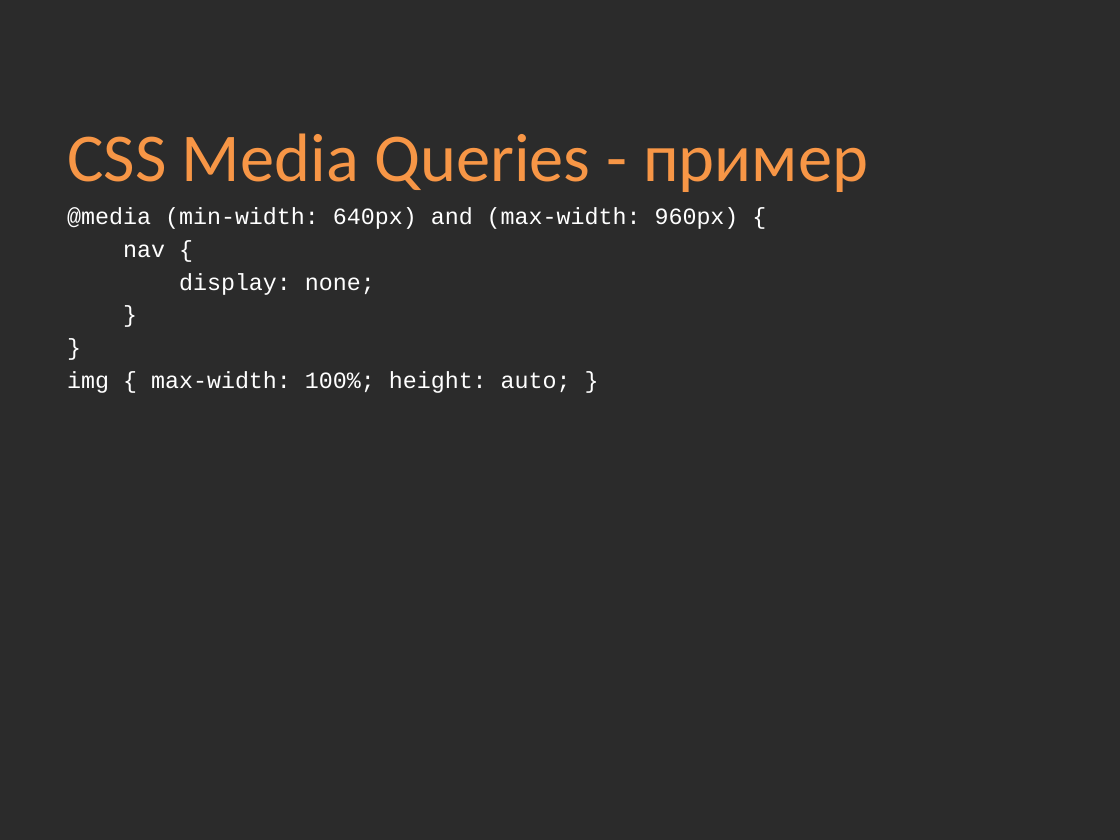
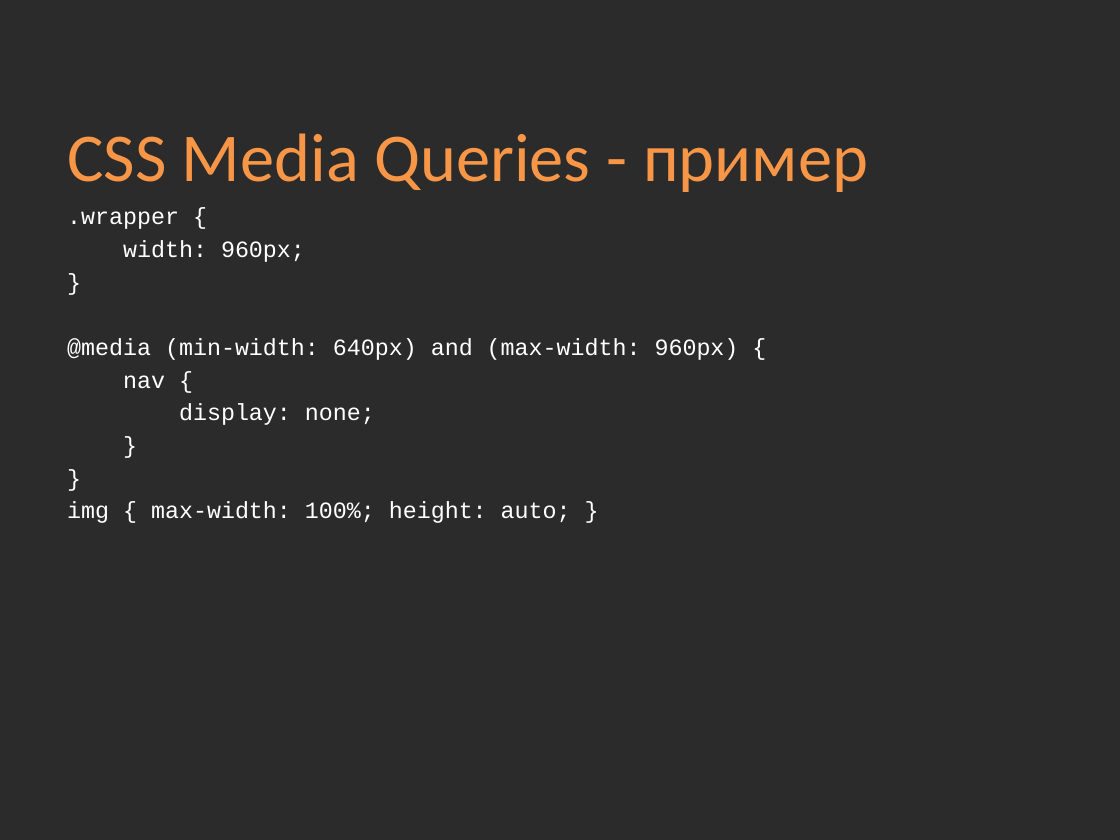
Before and after one commit to Academy-Soft-Intellect/Front-End-Course, a slide deck: slide 9 of 09-Adaptive-Design.pptx. Drawn at 1120x840 pixels with LibreOffice and Linux fonts; fonts in the diff are those of the drawing; background and template pictures are left out; a plain dark background stands for a picture behind light text. Boxes give left, top, right and bottom in pixels: in the first picture for what was removed or moved away, otherwise in the second. Text is boxed around its words. In the diff, an @@ line names an element or a change of style, - is before the commit and + after.

Commit message:
09-Adaptive-Design.pptx
09-Adaptive-Design-Examples

```diff
--- a/09-Adaptive-Design.pptx
+++ b/09-Adaptive-Design.pptx
@@ text at [67, 211, 305, 262]: paragraphs added @@
+.wrapper {
+width: 960px;
+}
```
Also in this commit, not shown: 4 other files.
